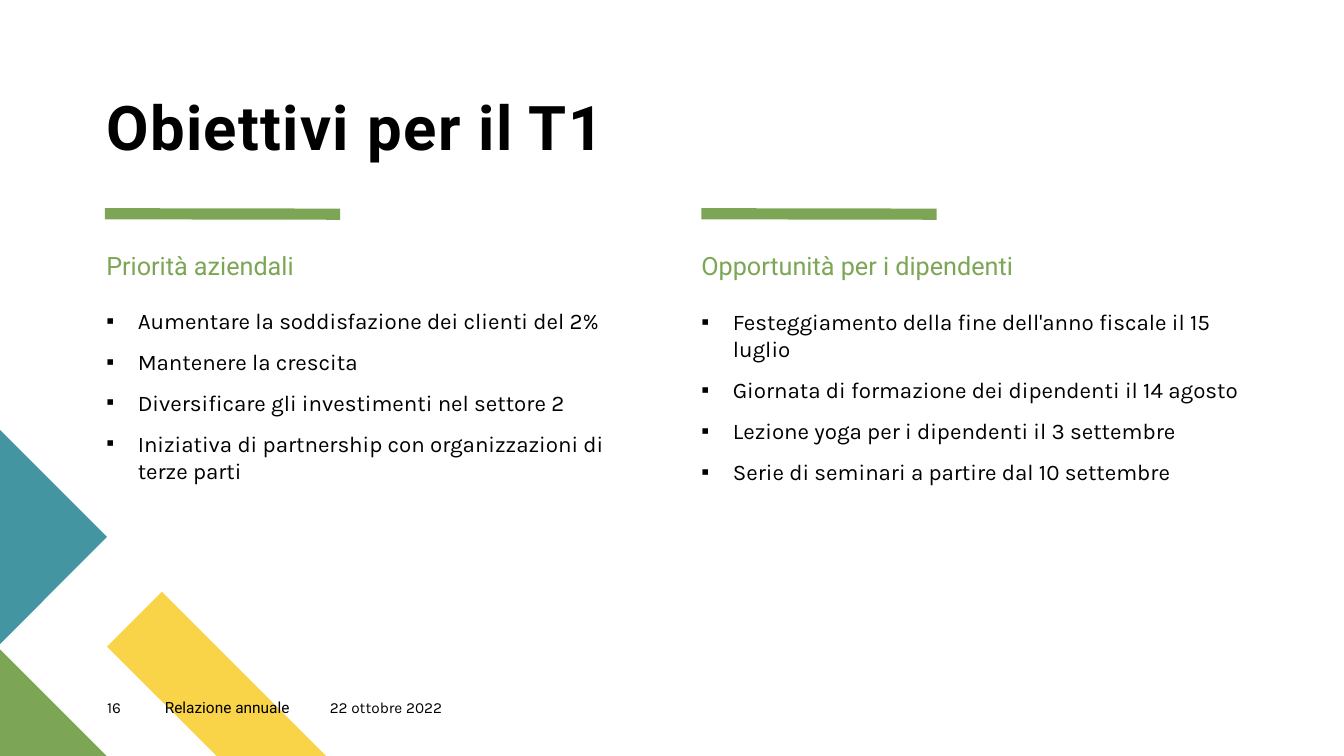
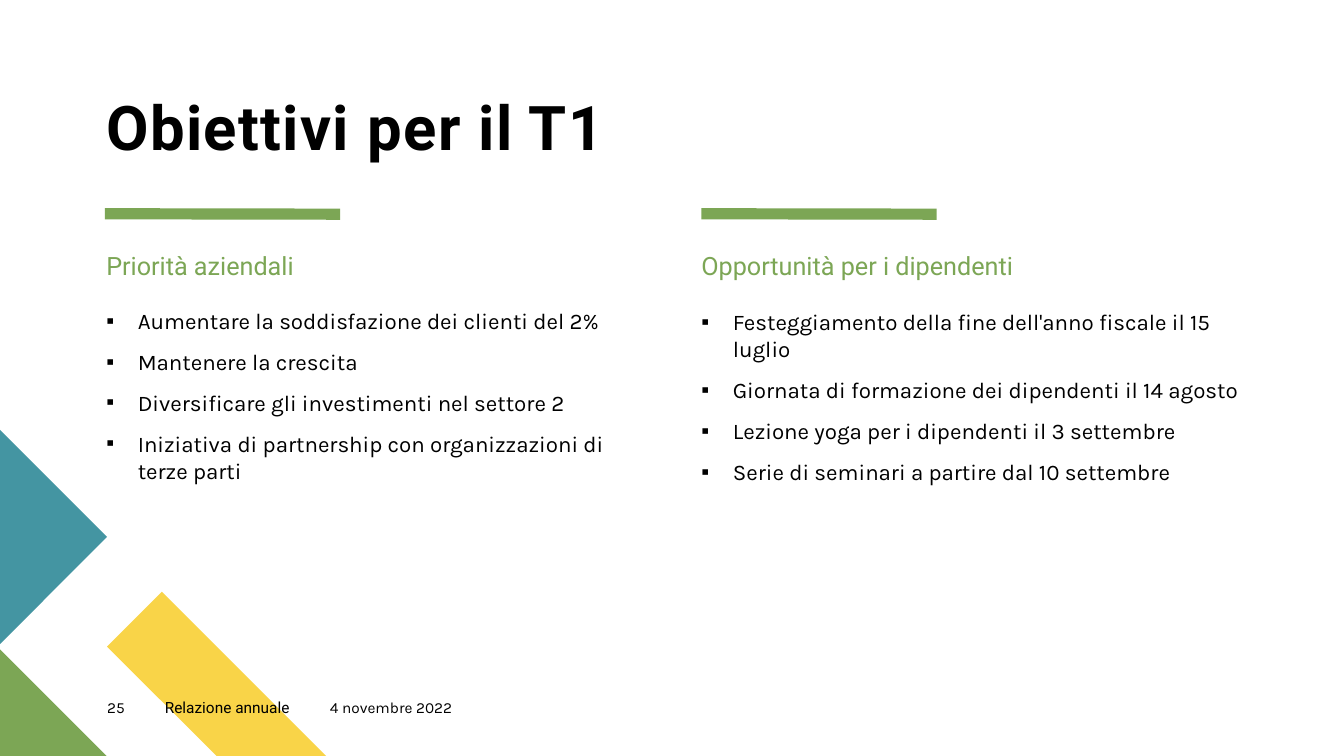
Before and after one commit to GiulioAppetito/Progetto-AMOD-21-22, a slide deck: slide 25 of Presentazione Progetto AMOD.pptx (slide 16 before the commit). Drawn at 1344x756 pixels with LibreOffice and Linux fonts; fonts in the diff are those of the drawing. Boxes give left, top, right and bottom in pixels: in the first picture for what was removed or moved away, otherwise in the second. Text is boxed around its words. In the diff, an @@ line names an element or a change of style, - is before the commit and + after.

```diff
--- a/Presentazione Progetto AMOD.pptx
+++ b/Presentazione Progetto AMOD.pptx
@@ page number at box(107, 703, 125, 713): text changed @@
-16
+25
@@ text at box(330, 702, 452, 713): text changed @@
-22 ottobre 2022
+4 novembre 2022
```
Also in this commit, not shown: 16 other slides changed, 9 slides added, 1 slide removed.
